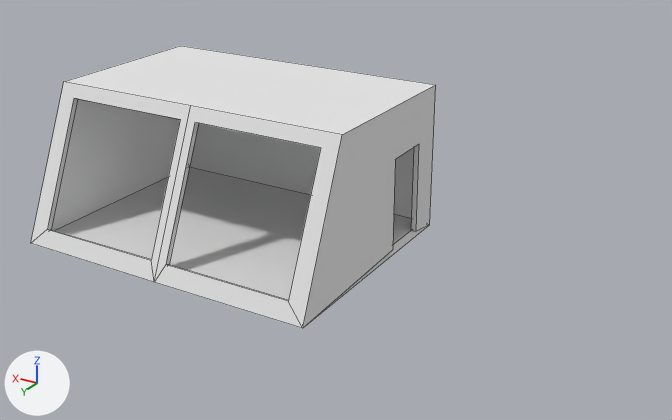
The Blender file Assets/Models/Room.blend: old version first, new version second.
Rendered twice from a camera (50 mm lens) standing at (-13.76, 17.8, 10.12) and looking at (-2.14, -1.56, 0.44). The lights are fixed; the arrows at lower left show +X, +Y and +Z. Mesh edges are drawn as thin lines.

Names of what the first picture shows: 'WallsAndFloor'.
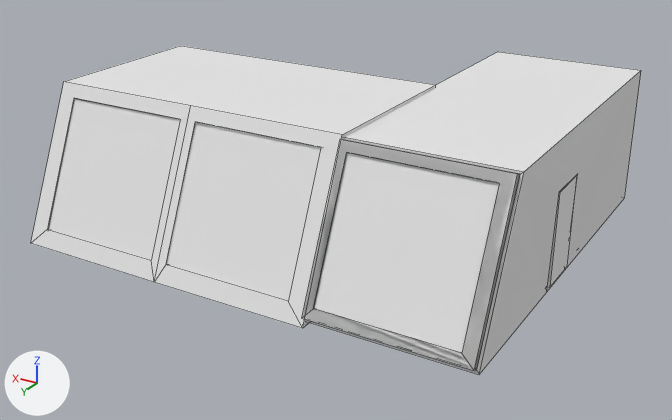
Location of each change, [x1, y1, x2, y2] in pixels of the pictures (672 x 420 px):
```json
{"object": "HallWalls", "change": "shown", "after": [308, 52, 641, 375]}
{"object": "Window", "change": "shown", "after": [49, 98, 321, 301]}
{"object": "HallWindow", "change": "shown", "after": [314, 153, 499, 353]}
{"object": "WindowFrame.001", "change": "shown", "after": [302, 139, 520, 371]}
{"object": "Door.001", "change": "shown", "after": [548, 175, 577, 287]}
```

Scene script edits in JSON lines:
```json
{"op": "remove", "block": "ob_door_001", "code": "ob_door_001.hide_viewport = True"}
{"op": "remove", "block": "ob_hallwindow", "code": "ob_hallwindow.hide_viewport = True"}
{"op": "remove", "block": "ob_windowframe_001", "code": "ob_windowframe_001.hide_viewport = True"}
{"op": "remove", "block": "ob_hallwalls", "code": "ob_hallwalls.hide_viewport = True"}
{"op": "remove", "block": "ob_window", "code": "ob_window.hide_viewport = True"}
```
